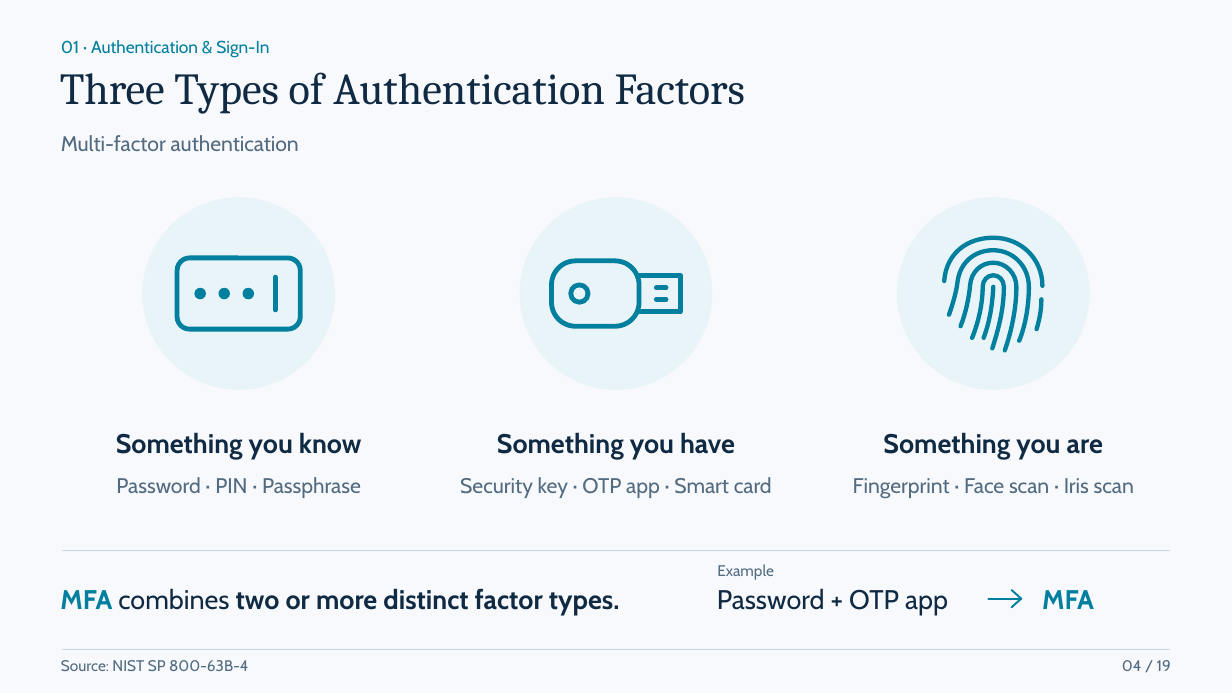
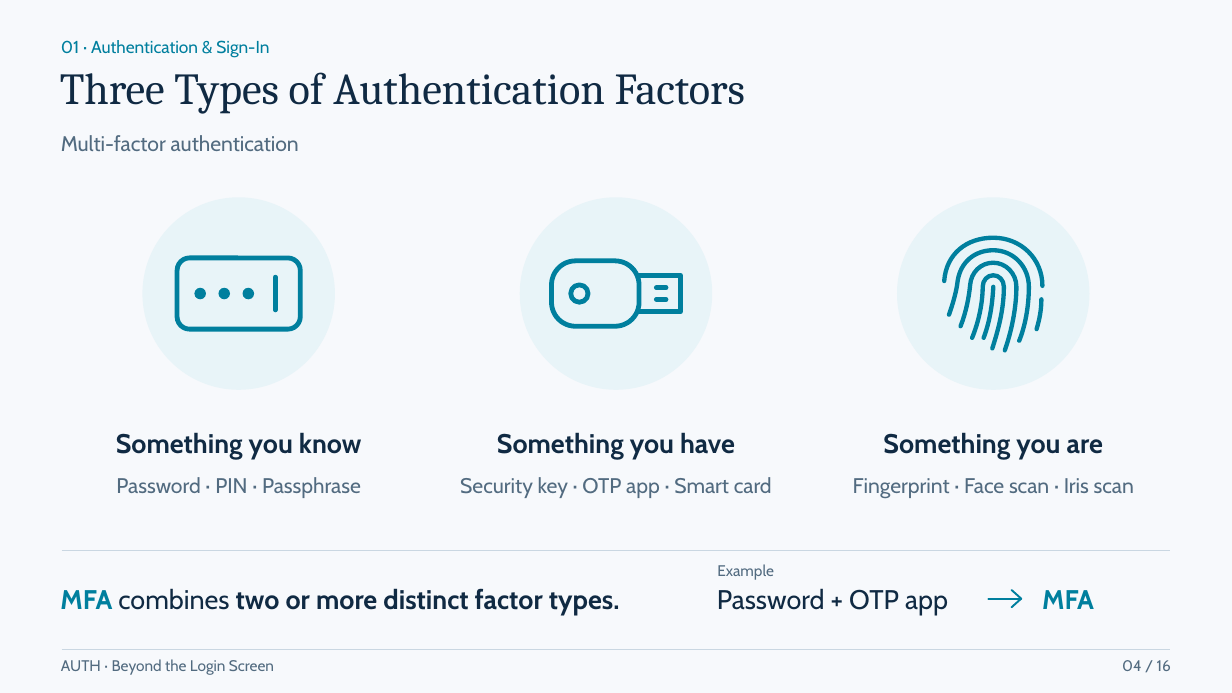
Before and after one commit to Daniiislo/TechSharing, a slide deck: slide 4 of Auth/presentation/Auth - Beyond the Login Screen.pptx. Drawn at 1232x693 pixels with LibreOffice and Linux fonts; fonts in the diff are those of the drawing. Boxes give left, top, right and bottom in pixels: in the first picture for what was removed or moved away, otherwise in the second. Text is boxed around its words. In the diff, an @@ line names an element or a change of style, - is before the commit and + after.

Commit message:
docs(auth): sync agenda and refresh exported slide deck

```diff
--- a/Auth/presentation/Auth - Beyond the Login Screen.pptx
+++ b/Auth/presentation/Auth - Beyond the Login Screen.pptx
@@ text at (x1=61, y1=659, x2=274, y2=675): text changed @@
-Source: NIST SP 800-63B-4
+AUTH · Beyond the Login Screen
@@ text at (x1=1122, y1=660, x2=1171, y2=671): text changed @@
-04 / 19
+04 / 16
```
Also in this commit, not shown: 10 other slides changed, 5 slides added, 14 slides removed, 12 other files.
